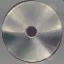
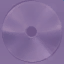
Before/after of a w=64, h=64 layered artwork. What changed in the layer stack:
added layer "06" (color, 70%) above "05" over [0, 0, 64, 64]
